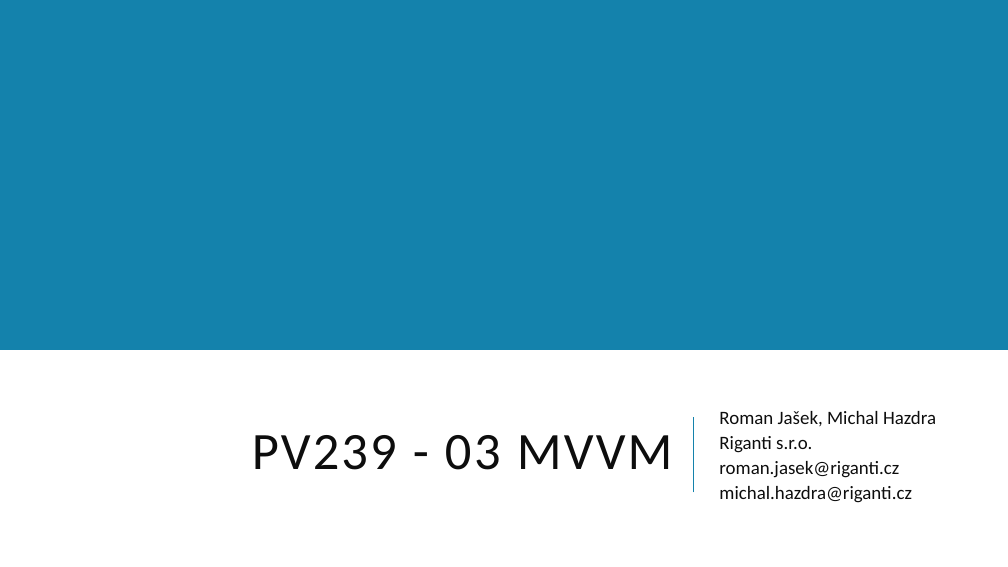
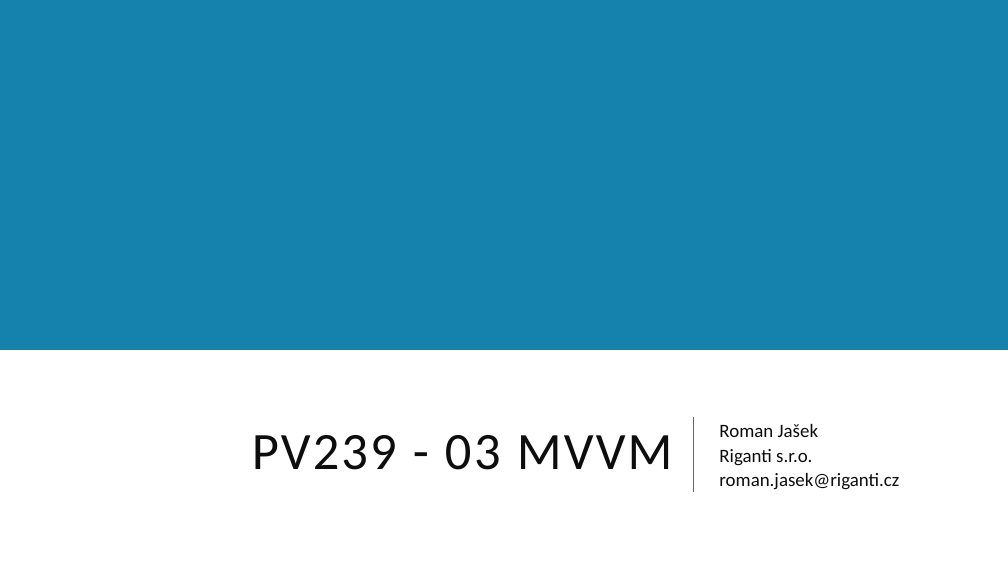
Before and after one commit to jasho/pv239-maui, a slide deck: slide 1 of 03_MVVM/PV239-Xamarin-03_MVVM.pptx. Drawn at 1008x567 pixels with LibreOffice and Linux fonts; fonts in the diff are those of the drawing. Boxes give left, top, right and bottom in pixels: in the first picture for what was removed or moved away, otherwise in the second. Text is boxed around its words. In the diff, an @@ line names an element or a change of style, - is before the commit and + after.

Commit message:
Updated lab 3 presentation

```diff
--- a/03_MVVM/PV239-Xamarin-03_MVVM.pptx
+++ b/03_MVVM/PV239-Xamarin-03_MVVM.pptx
@@ subtitle at (x1=719, y1=424, x2=819, y2=437): text changed @@
-Roman Jašek, Michal Hazdra
+Roman Jašek
@@ subtitle at (x1=719, y1=486, x2=912, y2=503): paragraph removed @@
-michal.hazdra@riganti.cz
```
